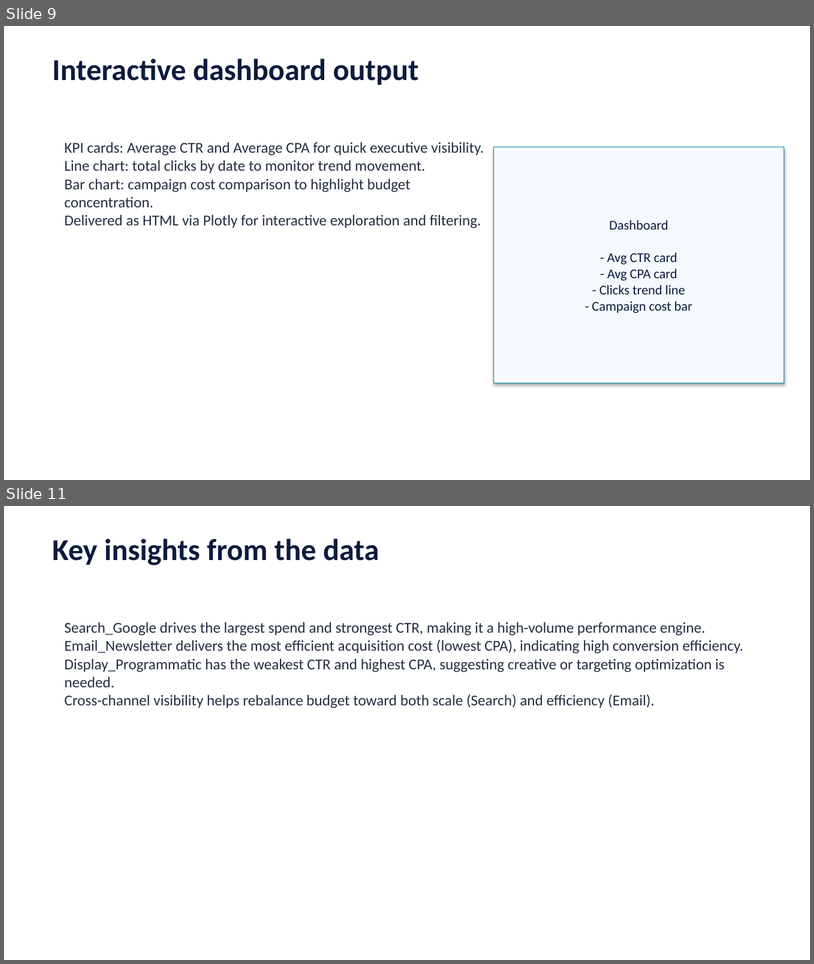
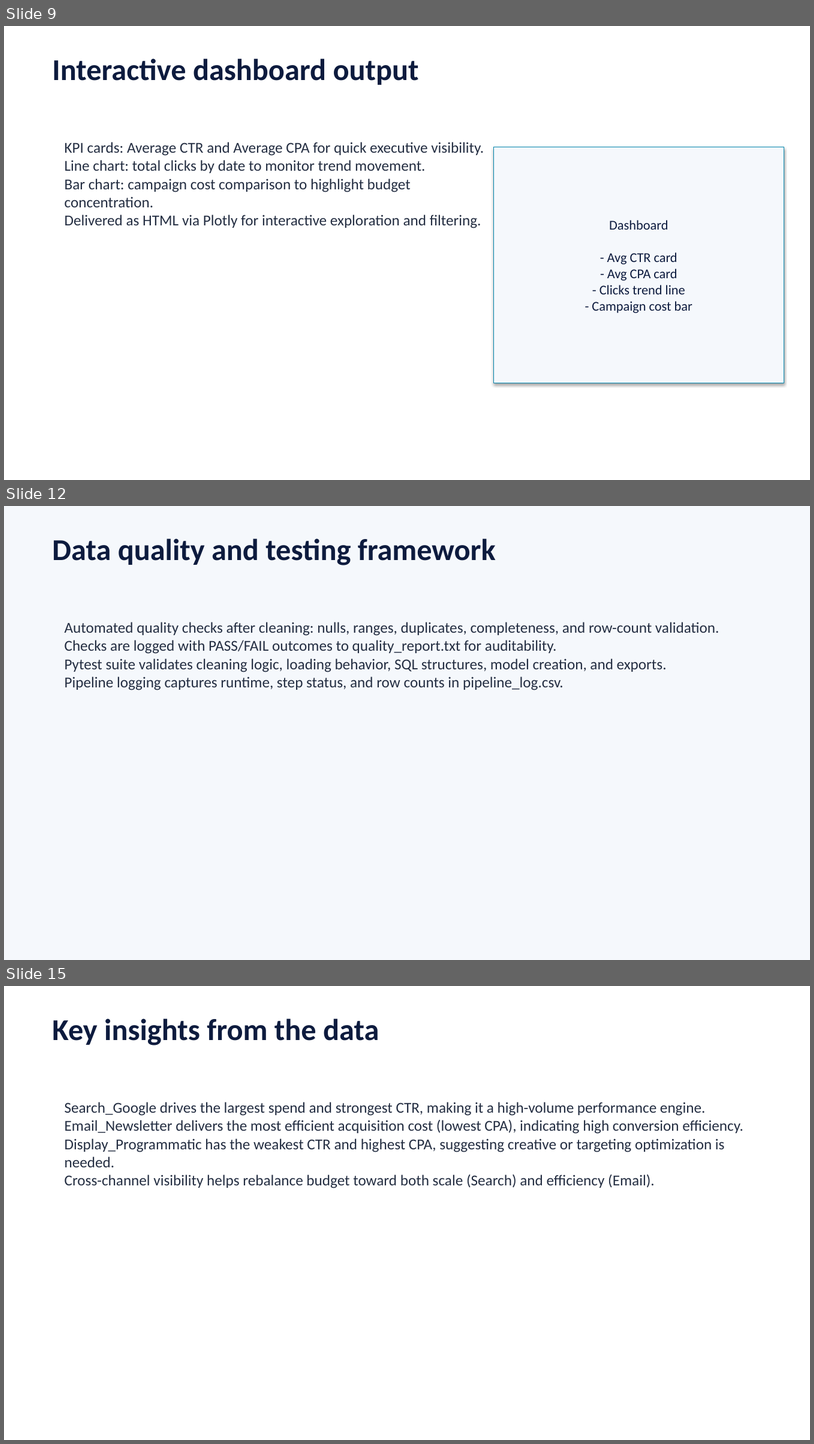
Before and after one commit to yousefessa2112/marketing-data-platform, a slide deck: dashboard/Marketing_Data_Pipeline_Presentation.pptx. Shown one above the other, each under a label of ours: slides 9 and 11 before the commit, slides 9, 12 and 15 after it; the slides between them are not shown. The pictures are 814x964 and 814x1444 pixels, drawn with LibreOffice and Linux fonts; fonts in the diff are those of the drawing. Boxes give left, top, right and bottom in pixels: in the first picture for what was removed or moved away, otherwise in the second. Text is boxed around its words. In the diff, an @@ line names an element or a change of style, - is before the commit and + after.

Commit message:
Add advanced analytics stack: SQL modeling, PySpark, QA, logging, cloud docs, and BI exports

```diff
--- a/dashboard/Marketing_Data_Pipeline_Presentation.pptx
+++ b/dashboard/Marketing_Data_Pipeline_Presentation.pptx
@@ slide 12 added at bbox=[4, 506, 810, 960], background #F5F8FC @@
@@ text added at bbox=[52, 538, 496, 565], 36 pt, text #0D1B3E, bold @@
+Data quality and testing framework
@@ text added at bbox=[65, 622, 720, 690], 18 pt, text #242E42 @@
+Automated quality checks after cleaning: nulls, ranges, duplicates, completeness, and row-count validation.
+Checks are logged with PASS/FAIL outcomes to quality_report.txt for auditability.
+Pytest suite validates cleaning logic, loading behavior, SQL structures, model creation, and exports.
+Pipeline logging captures runtime, step status, and row counts in pipeline_log.csv.
@@ what was slide 11 is now slide 15 @@
```
Also in this commit, not shown: 1 slide changed, 5 other slides added, 2 slides removed, 23 other files.
